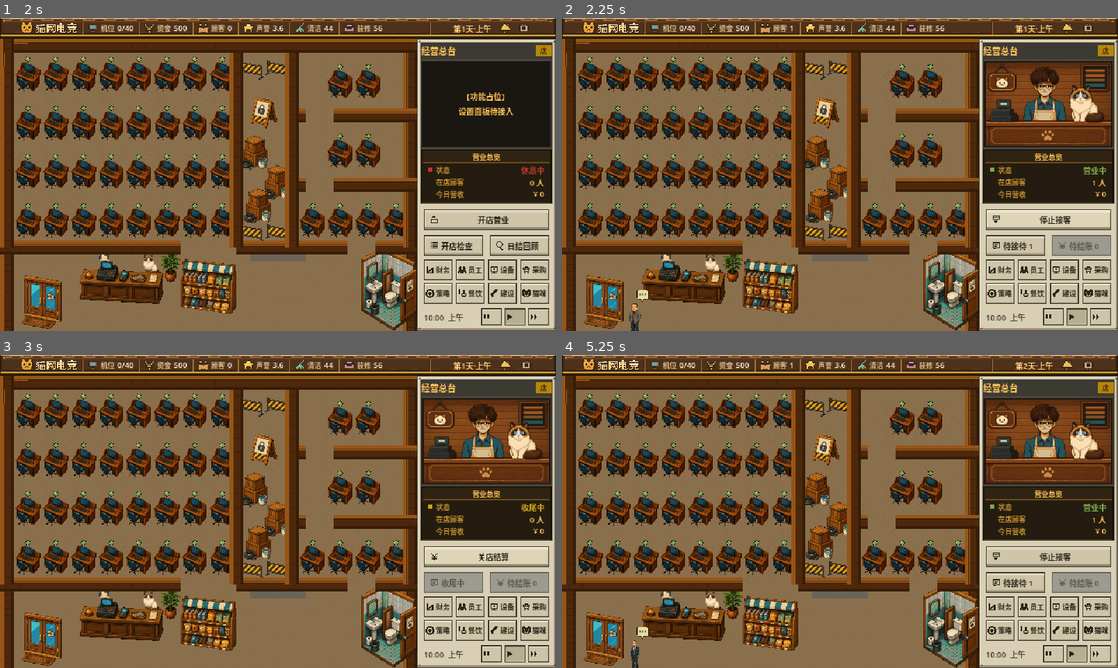
Above: before the commit, frames 1-4 (two rows, left to right).
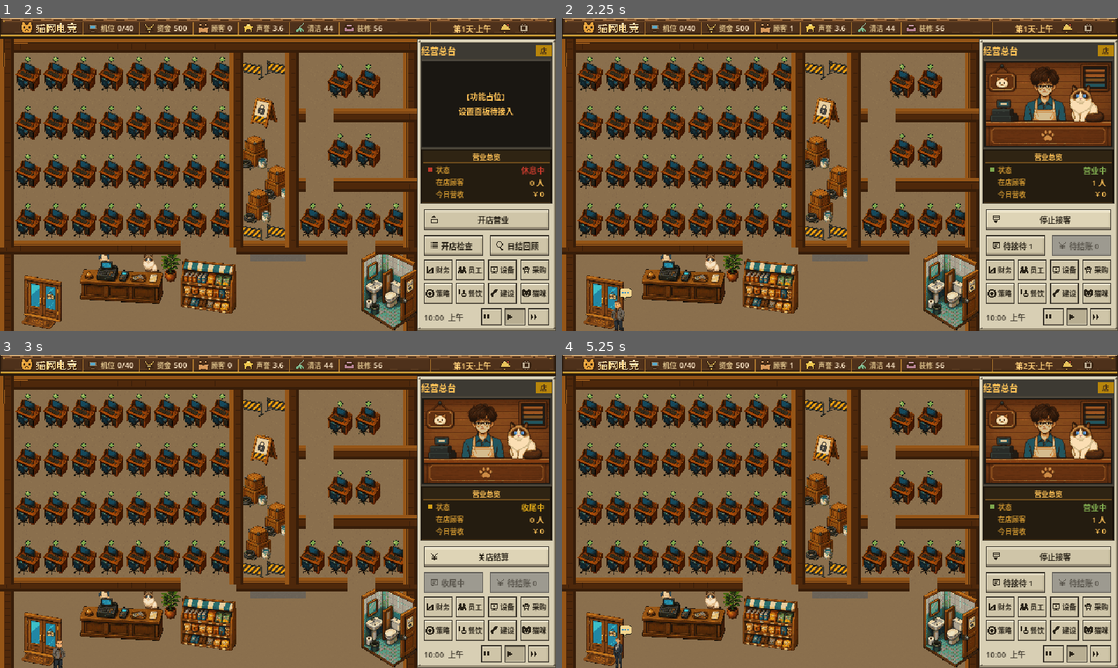
Above: after the commit, the same moments.

Repository: knightmiao/internet-cafe-godot
Game: Godot game, scene res://scenes/main.tscn
Two runs of this game, one before a commit and one after it. Both use one fixed random seed, a clock stepped at 60 frames per second and the inputs below.
Inputs (mouse positions are in pixels of both pictures, inside the frame that each line leads up to):
- Up to frame 1 (2 s): click (505, 27) at 0.52 s; click (528, 27) at 1.27 s
- Up to frame 2 (2.25 s): click "开店营业" at 2 s
- Up to frame 3 (3 s): click "停止接客" at 2.75 s
- Up to frame 4 (5.25 s): click "关店结算" at 3.5 s; click "开店检查" at 4.25 s; click "确认开店" at 5 s

Frame 1 is identical in both runs. In frame 2, 0.4% of the frame differs, in the area x 8-16%, y 86-100%; in frame 3, 0.1%; in frame 4, 0.3%.

Commit message:
顾客进店、上机、结账改为走过去，走路时用立姿两帧摆腿。
Co-authored-by: Cursor <cursoragent@cursor.com>

Diff:
--- a/godot/scripts/stage/customer.gd
+++ b/godot/scripts/stage/customer.gd
@@ -10,6 +10,13 @@
 const SIT_BUBBLE_OFFSET := Vector2(16, -28)
 # 节点对准椅面；贴图略上移，后脑勺靠近显示器、下摆压在椅座上
 const SIT_SPRITE_OFFSET := Vector2(0, -6)
+# 1× 下约 3 秒从门口走到大厅机位；暂停时停步，2× 时跑得更快
+const WALK_SPEED := 180.0
+const WALK_FRAME_TIME := 0.14
+const WALK_SPLIT_Y := 40
+const WALK_SHIFT := 2
+const WALK_BOB := 1.0
+const ARRIVE_EPS := 2.0
 
 const BUBBLES := {
 	"排队中": "wait",
@@ -23,29 +30,68 @@
 var _body: Sprite2D
 var _appearance := 1
 var _seated := false
+var _idle_texture: Texture2D
+var _walk_frames: Array[Texture2D] = []
+var _waypoints: Array[Vector2] = []
+var _arrived: Callable = Callable()
+var _walk_phase := 0.0
+var _walk_frame := 0
 
 
 func setup(index: int, state: String, appearance: int, display_name := "顾客") -> void:
 	configure("customer", index, state, display_name, HIT_SIZE)
 	_appearance = clampi(appearance, 1, 50)
+	_idle_texture = load(
+		"res://assets/world/npc/customer_%02d_idle.png" % _appearance
+	)
+	_walk_frames = _build_walk_frames(_idle_texture)
 
 	_body = Sprite2D.new()
 	_body.texture_filter = CanvasItem.TEXTURE_FILTER_NEAREST
 	add_child(_body)
 	set_seated(state == "使用中")
 	set_need_state(state)
+	set_process(false)
 
 
 func is_seated() -> bool:
 	return _seated
 
 
+func is_walking() -> bool:
+	return not _waypoints.is_empty()
+
+
+func place_at(target: Vector2) -> void:
+	_clear_walk()
+	position = target
+
+
+func walk_to(target: Vector2, arrived: Callable = Callable()) -> void:
+	_arrived = arrived
+	if position.distance_to(target) <= ARRIVE_EPS or _should_snap():
+		place_at(target)
+		_finish_walk()
+		return
+	set_seated(false)
+	_waypoints.clear()
+	if absf(target.x - position.x) > 8.0:
+		_waypoints.append(Vector2(target.x, position.y))
+	_waypoints.append(target)
+	_walk_phase = 0.0
+	_apply_walk_frame(0)
+	set_process(true)
+
+
 func set_seated(seated: bool) -> void:
 	_seated = seated
+	if seated:
+		_clear_walk()
 	var pose := "sit" if seated else "idle"
 	_body.texture = load(
 		"res://assets/world/npc/customer_%02d_%s.png" % [_appearance, pose]
 	)
+	_body.flip_h = false
 	_body.offset = SIT_SPRITE_OFFSET if seated else Vector2.ZERO
 	set_hit_size(SIT_HIT_SIZE if seated else HIT_SIZE)
 	if is_instance_valid(_bubble):
@@ -66,3 +112,100 @@
 	_bubble.texture_filter = CanvasItem.TEXTURE_FILTER_NEAREST
 	_bubble.position = SIT_BUBBLE_OFFSET if _seated else BUBBLE_OFFSET
 	add_child(_bubble)
+
+
+func _process(delta: float) -> void:
+	var rate := _clock_rate()
+	if _waypoints.is_empty() or rate <= 0.0:
+		return
+	var dest: Vector2 = _waypoints[0]
+	var to: Vector2 = dest - position
+	var step := WALK_SPEED * rate * delta
+	if to.length() <= step:
+		position = dest
+		_waypoints.pop_front()
+		if _waypoints.is_empty():
+			_finish_walk()
+		return
+	position += to.normalized() * step
+	if absf(to.x) > 0.5:
+		_body.flip_h = to.x < 0.0
+	_walk_phase += delta * rate
+	var frame := int(_walk_phase / WALK_FRAME_TIME) % 2
+	if frame != _walk_frame:
+		_apply_walk_frame(frame)
+
+
+func _apply_walk_frame(frame: int) -> void:
+	_walk_frame = frame
+	if _walk_frames.size() >= 2:
+		_body.texture = _walk_frames[frame]
+	_body.offset = Vector2(0, -WALK_BOB if frame == 1 else 0.0)
+
+
+func _finish_walk() -> void:
+	_clear_walk()
+	var callback := _arrived
+	_arrived = Callable()
+	if callback.is_valid():
+		callback.call()
+
+
+func _clear_walk() -> void:
+	_waypoints.clear()
+	_walk_phase = 0.0
+	_walk_frame = 0
+	if is_instance_valid(_body) and not _seated:
+		_body.texture = _idle_texture
+		_body.offset = Vector2.ZERO
+	set_process(false)
+
+
+func _should_snap() -> bool:
+	var gs := get_node_or_null("/root/GameState")
+	if gs == null:
+		return true
+	if gs.stage != null and bool(gs.stage.debug_force_walk):
+		return false
+	return bool(gs.test_mode)
+
+
+func _clock_rate() -> float:
+	var gs := get_node_or_null("/root/GameState")
+	if gs == null or gs.clock == null:
+		return 1.0
+	var rate := float(gs.clock.speed)
+	if rate <= 0.0 and gs.stage != null and bool(gs.stage.debug_force_walk):
+		return 1.0
+	return rate
+
+
+func _build_walk_frames(source: Texture2D) -> Array[Texture2D]:
+	if source == null:
+		return []
+	var image := source.get_image()
+	if image == null:
+		return []
+	image.convert(Image.FORMAT_RGBA8)
+	var frames: Array[Texture2D] = []
+	for shift in [-WALK_SHIFT, WALK_SHIFT]:
+		var frame := _shift_legs(image, shift)
+		var texture := ImageTexture.create_from_image(frame)
+		texture.set_meta("walk_frame", true)
+		frames.append(texture)
+	return frames
+
+
+func _shift_legs(source: Image, shift: int) -> Image:
+	var width := source.get_width()
+	var height := source.get_height()
+	var out := Image.create(width, height, false, Image.FORMAT_RGBA8)
+	out.fill(Color(0, 0, 0, 0))
+	for y in range(height):
+		var dx := shift if y >= WALK_SPLIT_Y else 0
+		for x in range(width):
+			var sx := x - dx
+			if sx < 0 or sx >= width:
+				continue
+			out.set_pixel(x, y, source.get_pixel(sx, y))
+	return out
--- a/godot/scripts/stage/stage_controller.gd
+++ b/godot/scripts/stage/stage_controller.gd
@@ -43,6 +43,8 @@
 const QUEUE_PITCH := 36.0
 const CHECKOUT_ORIGIN := Vector2(248, 618)
 const CHECKOUT_PITCH := 28.0
+# 门口内侧，新客从这里走进排队位
+const ENTRANCE_SPAWN := Vector2(96, 640)
 
 @onready var floor_layer: TileMapLayer = $FloorLayer
 @onready var wall_layer: Node2D = $WallLayer
@@ -78,6 +80,14 @@
 var _pressing := false
 var _dragged := false
 var _press_point := Vector2.ZERO
+var _selected_source: Node2D
+# 截图演示走路时关掉测试瞬移，让人真的走几步
+var debug_force_walk := false
+
+
+func _process(_delta: float) -> void:
+	if _selection.visible and is_instance_valid(_selected_source):
+		_selection.position = _selected_source.position
 
 
 func _ready() -> void:
@@ -132,6 +142,7 @@
 			picked.object_state, picked.object_zone, picked
 		)
 		return true
+	_selected_source = null
 	_selection.visible = false
 	background_selected.emit()
 	return false
@@ -707,6 +718,7 @@
 
 func _on_object_activated(kind: String, id: int, state: String, zone: String,
 		source: Node2D) -> void:
+	_selected_source = source
 	_selection.position = source.position
 	_selection.visible = true
 	object_selected.emit(kind, id, state, zone)
@@ -883,10 +895,12 @@
 	return best
 
 
-func spawn_customer(profile: Dictionary, minute: int, state := "排队中") -> int:
+func spawn_customer(profile: Dictionary, minute: int, state := "排队中",
+		instant := false) -> int:
 	var appearance := _appearance_of(profile)
 	var index := customer_data.size()
-	_add_customer(index, _queue_position(waiting_count()), state, appearance)
+	var start := _queue_position(waiting_count()) if instant else ENTRANCE_SPAWN
+	_add_customer(index, start, state, appearance)
 	var data: Dictionary = customer_data[index]
 	data["profile"] = profile
 	data["queued_at"] = minute
@@ -901,9 +915,14 @@
 		return
 	var data: Dictionary = customer_data[customer_index]
 	var node: CafeCustomer = data["node"]
-	node.position = pc_data[pc_index]["node"].position + SEAT_OFFSET
+	var seat: Vector2 = pc_data[pc_index]["node"].position + SEAT_OFFSET
 	data["pc_index"] = pc_index
-	set_customer_state(customer_index, "使用中")
+	data["state"] = "使用中"
+	node.set_need_state("使用中")
+	node.walk_to(seat, func():
+		if is_instance_valid(node):
+			node.set_seated(true)
+	)
 	_refresh_queue_positions()
 
 
@@ -923,10 +942,16 @@
 	var data: Dictionary = customer_data[index]
 	if str(data["state"]) == "离店":
 		return
-	set_customer_state(index, "离店")
+	data["state"] = "离店"
+	data["pc_index"] = -1
 	var node: CafeCustomer = data["node"]
-	node.visible = false
-	data["pc_index"] = -1
+	node.set_seated(false)
+	node.set_need_state("离店")
+	node.visible = true
+	node.walk_to(ENTRANCE_SPAWN, func():
+		if is_instance_valid(node):
+			node.visible = false
+	)
 	_refresh_queue_positions()
 	_refresh_checkout_positions()
 
@@ -1060,17 +1085,19 @@
 		if not profiles_by_id.has(profile_id):
 			continue
 		var index := spawn_customer(
-			profiles_by_id[profile_id], int(row.get("queued_at", 0)), str(row.get("state", "排队中"))
+			profiles_by_id[profile_id], int(row.get("queued_at", 0)),
+			str(row.get("state", "排队中")), true
 		)
 		var data: Dictionary = customer_data[index]
 		data["bill"] = int(row.get("bill", 0))
 		data["pc_index"] = int(row.get("pc_index", -1))
+		var node: CafeCustomer = data["node"]
 		if data["pc_index"] >= 0 and data["pc_index"] < pc_data.size():
-			data["node"].position = pc_data[data["pc_index"]]["node"].position + SEAT_OFFSET
+			node.place_at(pc_data[data["pc_index"]]["node"].position + SEAT_OFFSET)
 		else:
-			data["node"].position = Vector2(
+			node.place_at(Vector2(
 				float(row.get("x", QUEUE_ORIGIN.x)), float(row.get("y", QUEUE_ORIGIN.y))
-			)
+			))
 		set_customer_state(index, str(row.get("state", "排队中")))
 	_relink_sessions()
 	_refresh_queue_positions()
@@ -1104,7 +1131,7 @@
 	var order := 0
 	for data in customer_data:
 		if str(data["state"]) in ["排队中", "待接待"]:
-			data["node"].position = _queue_position(order)
+			(data["node"] as CafeCustomer).walk_to(_queue_position(order))
 			order += 1
 
 
@@ -1112,7 +1139,7 @@
 	var order := 0
 	for data in customer_data:
 		if str(data["state"]) == "待结账":
-			data["node"].position = _checkout_position(order)
+			(data["node"] as CafeCustomer).walk_to(_checkout_position(order))
 			order += 1
 
 
--- a/godot/tools/screenshot.gd
+++ b/godot/tools/screenshot.gd
@@ -166,6 +166,19 @@
 	stage_controller.call("focus_on", Vector2(280, 620))
 	await _shoot("18-营业排队")
 	assert(stage_controller.waiting_count() >= 2)
+
+	# 关掉测试瞬移，拍一张从门口走进队列的走路帧。
+	stage_controller.debug_force_walk = true
+	var walker: int = GS.spawn_from_profile_index(4)
+	assert(walker >= 0, "走路预览顾客生成失败")
+	await create_timer(0.22).timeout
+	var walker_node: CafeCustomer = stage_controller.customer_data[walker]["node"]
+	assert(walker_node.is_walking(), "新客应从门口走向队列")
+	stage_controller.select_customer(walker)
+	stage_controller.call("focus_on", walker_node.position)
+	await _shoot("22-顾客走路")
+	stage_controller.debug_force_walk = false
+	stage_controller.call("_refresh_queue_positions")
 
 	assert(GS.assign_waiting() >= 0)
 	assert(GS.assign_waiting() >= 0)
@@ -252,4 +265,6 @@
 		zoomed.save_png("res://../docs/ui/preview/sim_checkout@2x.png")
 	elif label == "21-次日开店检查":
 		zoomed.save_png("res://../docs/ui/preview/sim_opening_check@2x.png")
+	elif label == "22-顾客走路":
+		zoomed.save_png("res://../docs/ui/preview/sim_walk@2x.png")
 	print("SHOT %s (%dx%d)" % [label, img.get_width(), img.get_height()])
Not shown, added: docs/ui/preview/sim_walk@2x.png
Not shown, changed: docs/ui/核心场景设计.md
Not shown, changed: docs/ui/界面布局设计.md
Not shown, changed: docs/ui/缺失素材清单.md
